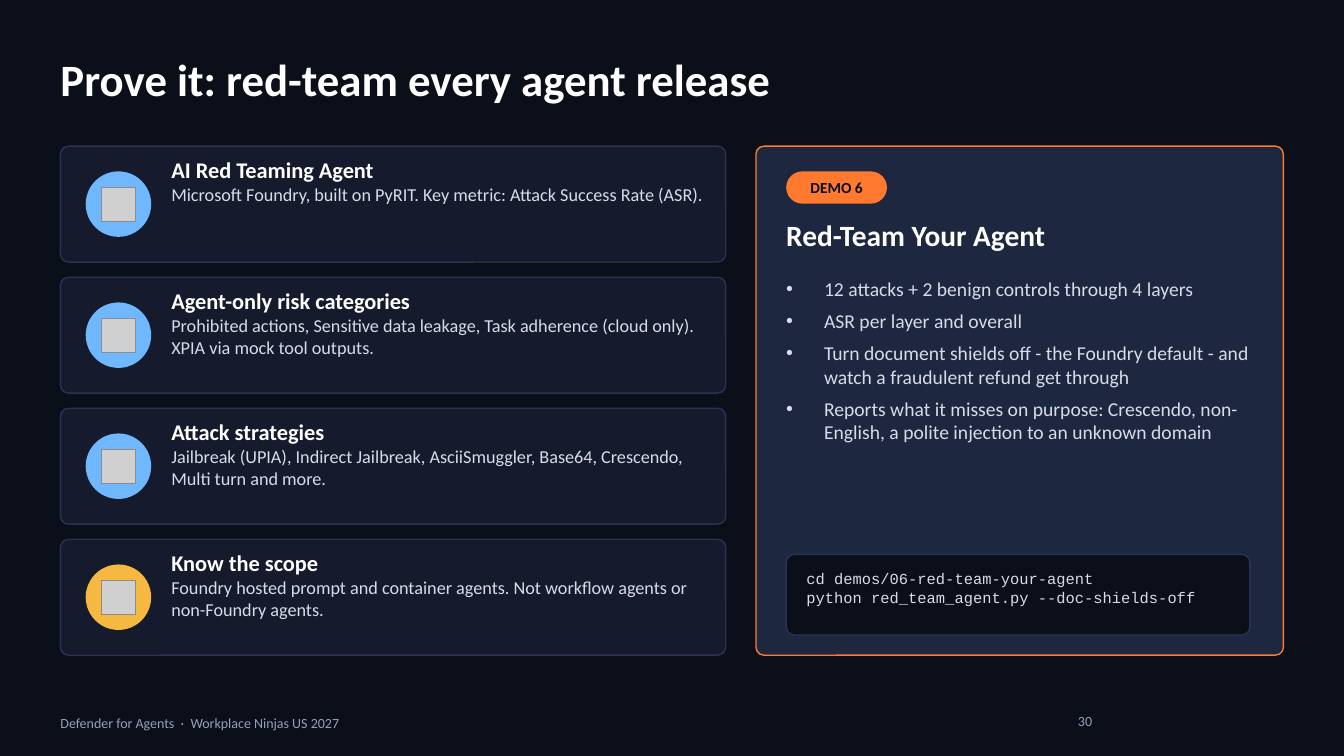
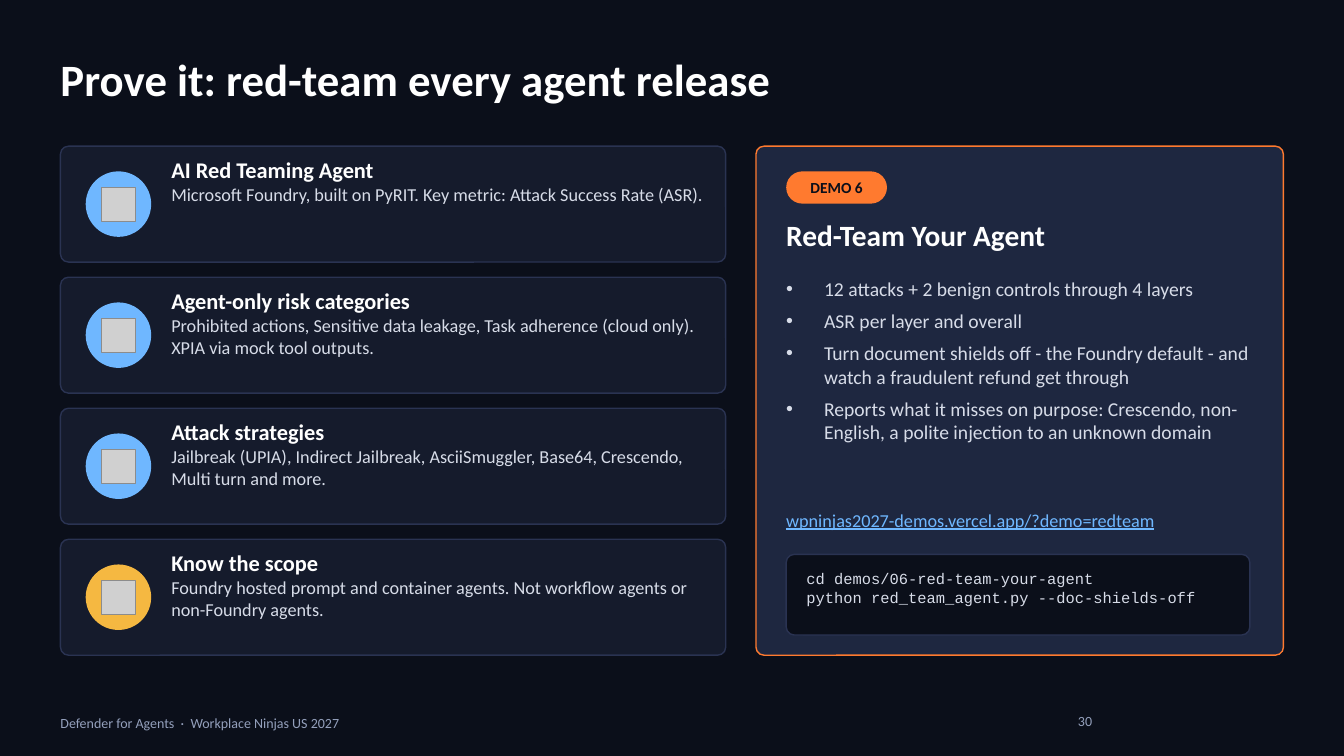
Before and after one commit to rod-trent/Conferences, a slide deck: slide 30 of WPNinjas2027/SlideDecks/Defender for Agents - WPNinjas US 2027.pptx. Drawn at 1344x756 pixels with LibreOffice and Linux fonts; fonts in the diff are those of the drawing; grey boxes stand for pictures; background and template pictures are left out. Boxes give left, top, right and bottom in pixels: in the first picture for what was removed or moved away, otherwise in the second. Text is boxed around its words. In the diff, an @@ line names an element or a change of style, - is before the commit and + after.

```diff
--- a/WPNinjas2027/SlideDecks/Defender for Agents - WPNinjas US 2027.pptx
+++ b/WPNinjas2027/SlideDecks/Defender for Agents - WPNinjas US 2027.pptx
@@ text added at box(786, 514, 1154, 530), 13 pt, text #6FB7FF, underline @@
+wpninjas2027-demos.vercel.app/?demo=redteam
```
Also in this commit, not shown: 6 other slides changed, 6 other files.
